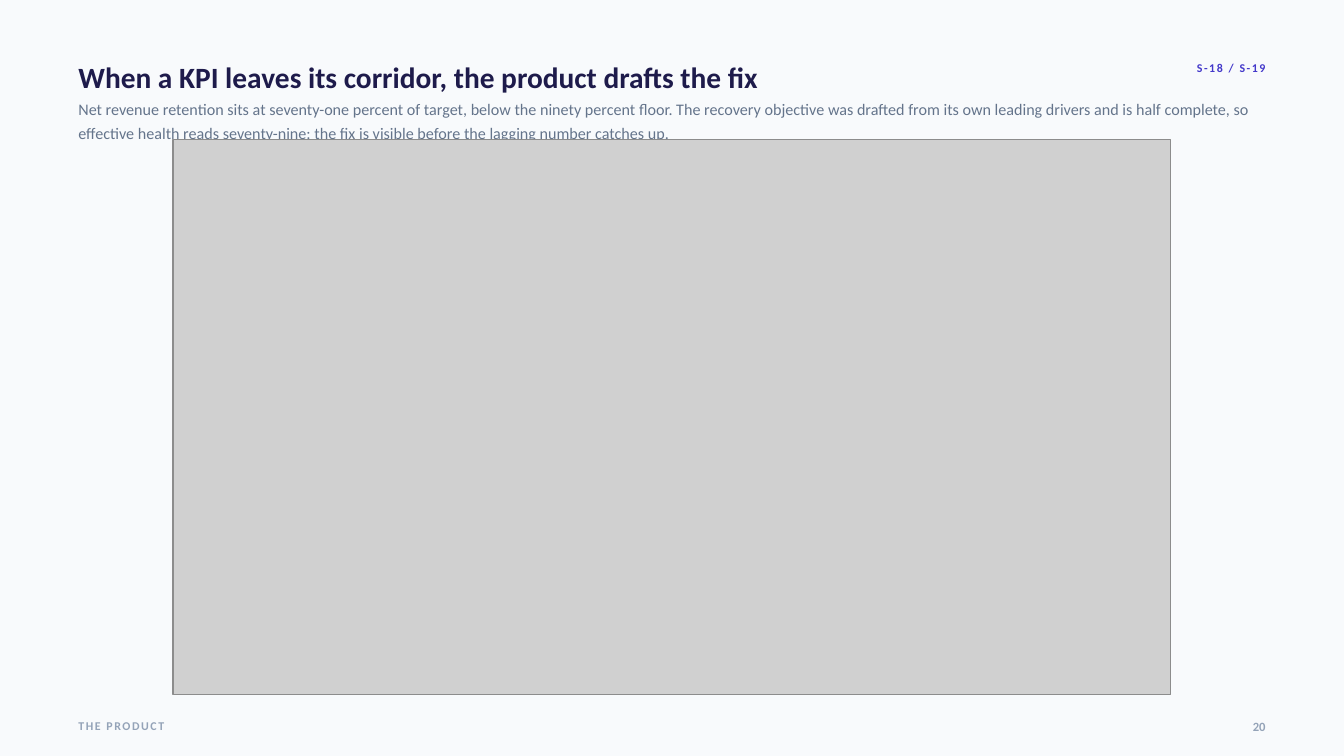
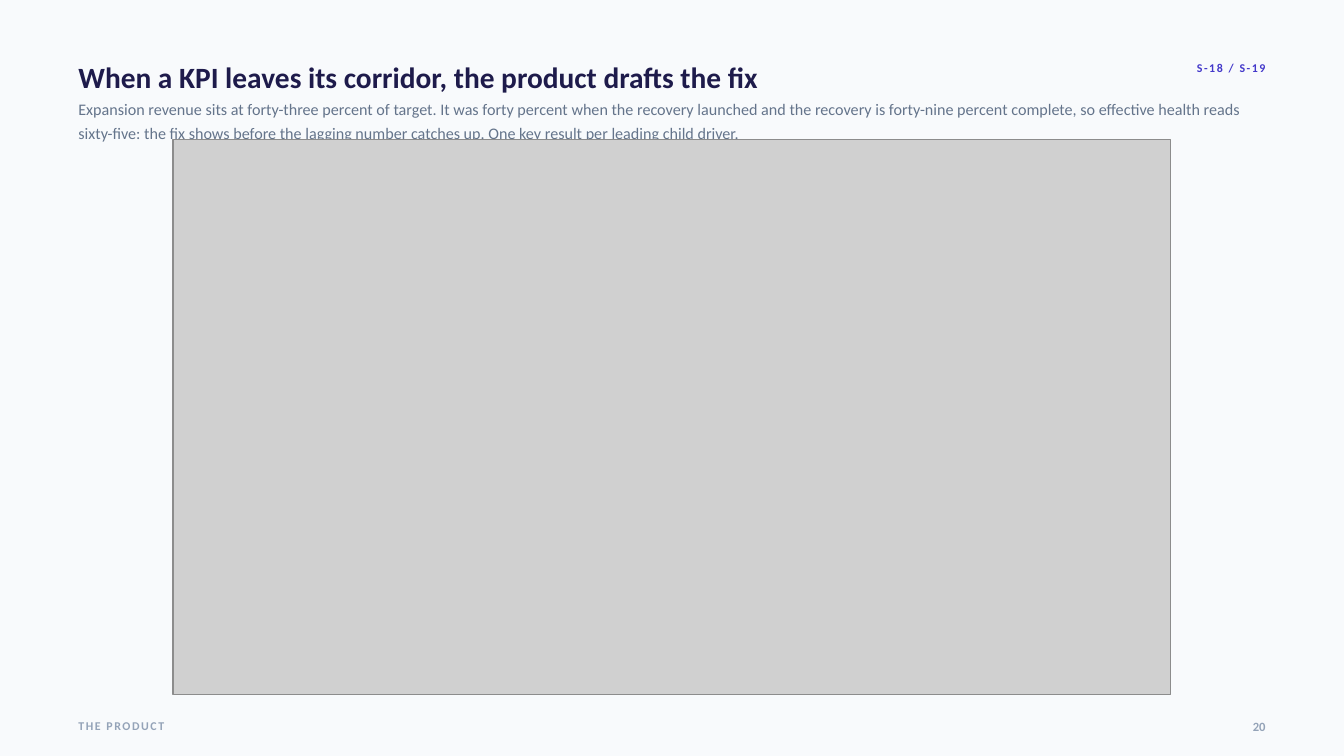
Before and after one commit to open-okr/open-okr, a slide deck: slide 20 of docs/stakeholder/OpenOKR-Deck.pptx. Drawn at 1344x756 pixels with LibreOffice and Linux fonts; fonts in the diff are those of the drawing; grey boxes stand for pictures. Boxes give left, top, right and bottom in pixels: in the first picture for what was removed or moved away, otherwise in the second. Text is boxed around its words. In the diff, an @@ line names an element or a change of style, - is before the commit and + after.

Commit message:
Refactor KPI recovery mockup and update related screens
- Adjusted styles and dimensions in 06-kpi-recovery.html for better layout and readability.
- Updated KPI labels and statuses to reflect current metrics and health indicators.
- Revised tier labels and achievement metrics for clarity in 06-kpi-recovery.html.
- Modified weekly session mockup in 07-weekly-session.html to reflect updated scoring and escalation logic.
- Enhanced quarterly review mockup in 08-quarterly-review.html for improved clarity on rules and methods.
- Updated channels mockup in 09-channels.html to clarify escalation steps and check-in statuses.
- Refined review inbox mockup in 10-review-inbox.html to improve clarity on escalation ladder and semantic reviews.
- Added README.md to provide context and guidelines for mockup usage and authority.

```diff
--- a/docs/stakeholder/OpenOKR-Deck.pptx
+++ b/docs/stakeholder/OpenOKR-Deck.pptx
@@ text at box(78, 104, 1240, 144): text changed @@
-Net revenue retention sits at seventy-one percent of target, below the ninety percent floor. The recovery objective was drafted from its own leading drivers and is half complete, so effective health reads seventy-nine: the fix is visible before the lagging number catches up.
+Expansion revenue sits at forty-three percent of target. It was forty percent when the recovery launched and the recovery is forty-nine percent complete, so effective health reads sixty-five: the fix shows before the lagging number catches up. One key result per leading child driver.
```
Also in this commit, not shown: 31 other files.
